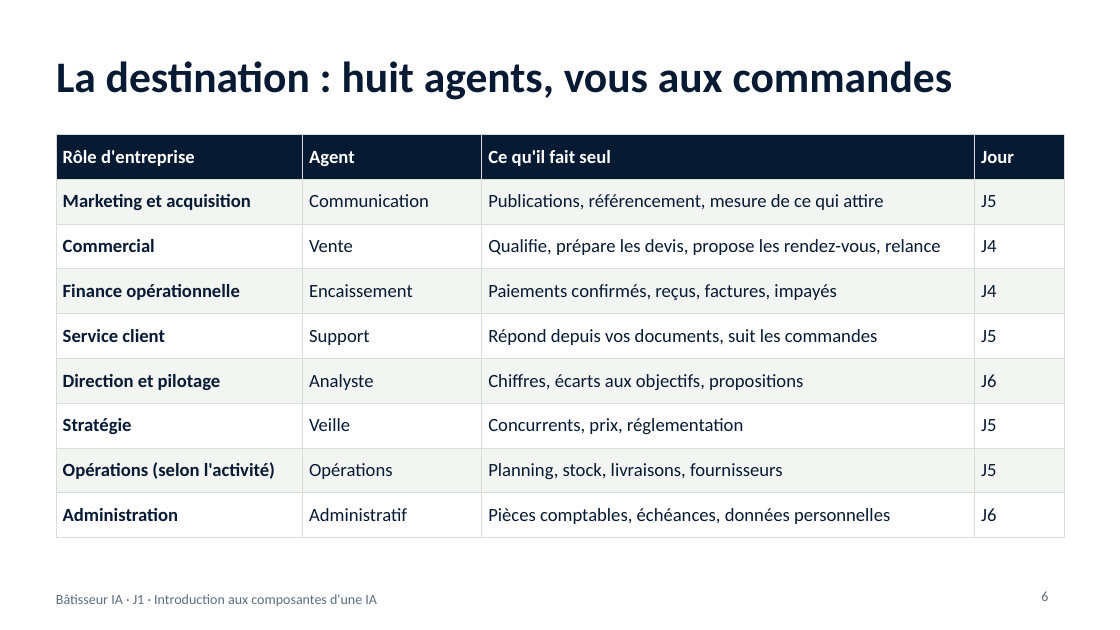
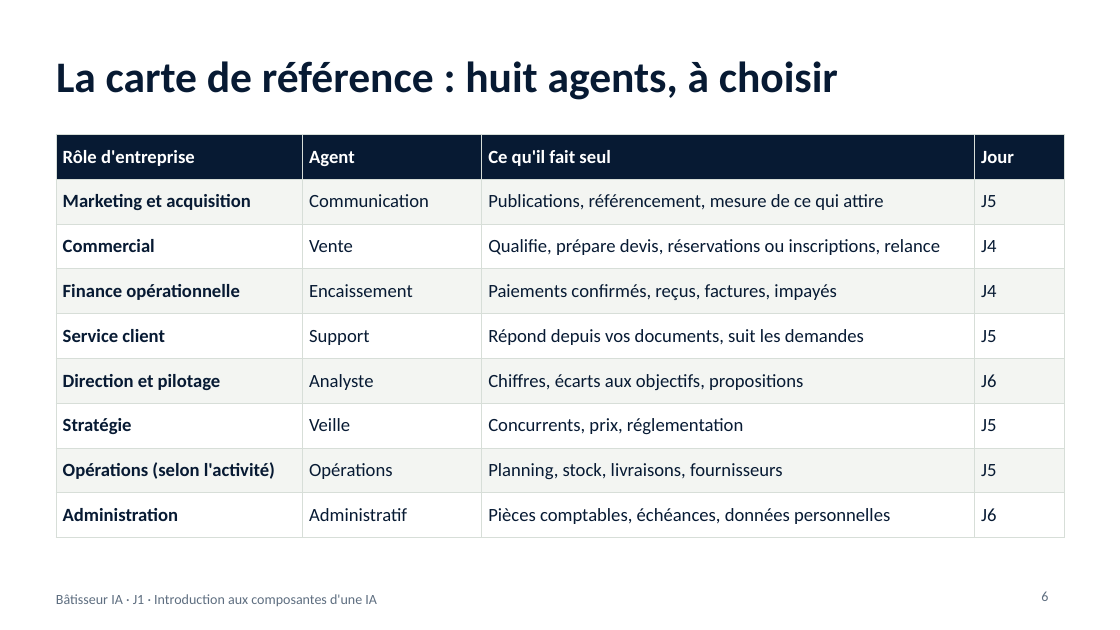
Before and after one commit to benyG/cisspbootcamp, a slide deck: slide 6 of content/library/files/Batisseur-IA-J1.pptx. Drawn at 1120x630 pixels with LibreOffice and Linux fonts; fonts in the diff are those of the drawing. Boxes give left, top, right and bottom in pixels: in the first picture for what was removed or moved away, otherwise in the second. Text is boxed around its words. In the diff, an @@ line names an element or a change of style, - is before the commit and + after.

```diff
--- a/content/library/files/Batisseur-IA-J1.pptx
+++ b/content/library/files/Batisseur-IA-J1.pptx
@@ title at [56, 61, 838, 100]: text changed @@
-La destination : huit agents, vous aux commandes
+La carte de référence : huit agents, à choisir
@@ table at [56, 134, 1064, 528] @@
-row 3, column 3: Qualifie, prépare les devis, propose les rendez-vous, relance
+row 3, column 3: Qualifie, prépare devis, réservations ou inscriptions, relance
-row 5, column 3: Répond depuis vos documents, suit les commandes
+row 5, column 3: Répond depuis vos documents, suit les demandes
```
Also in this commit, not shown: 12 other slides changed, 1 slide added, 6 other files.
